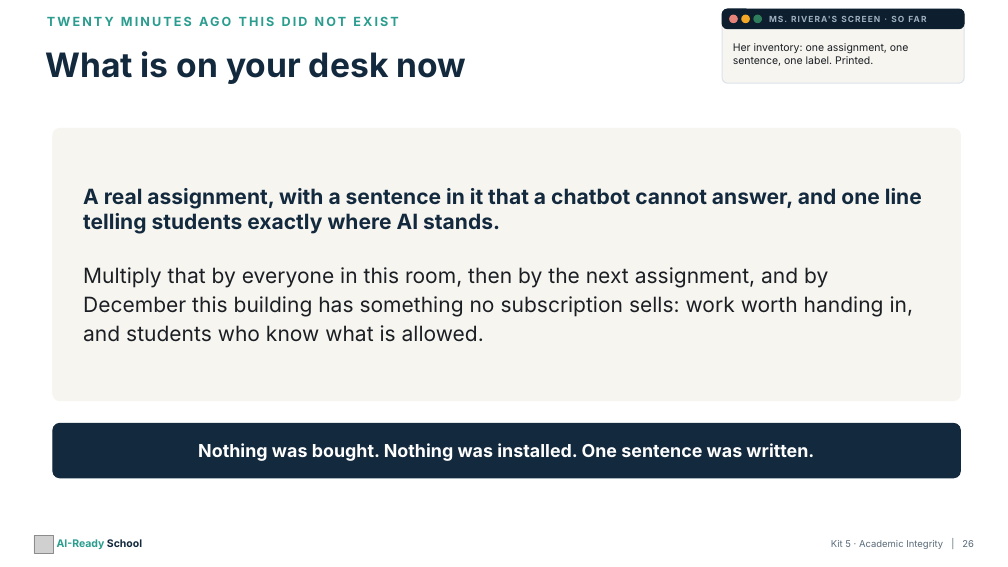
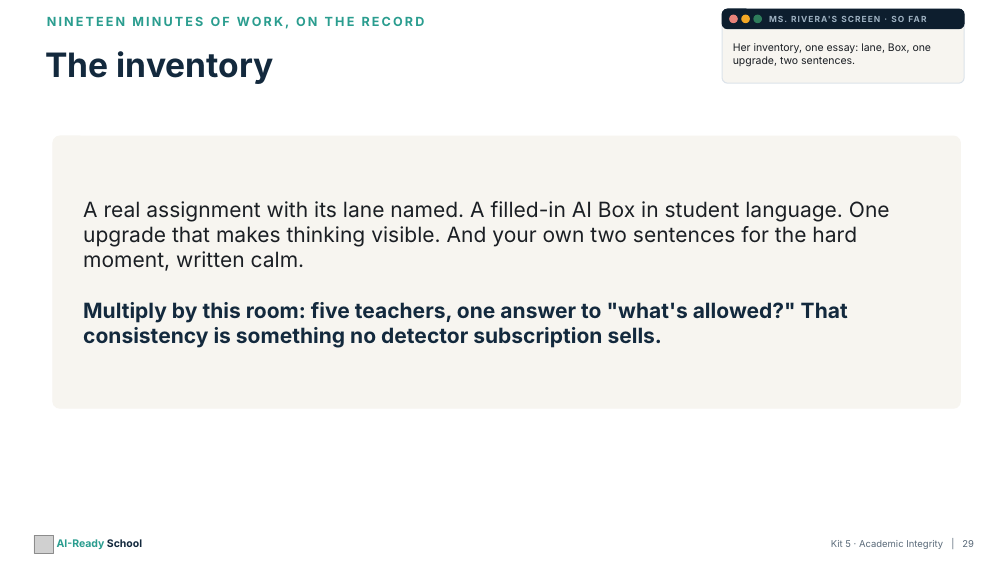
Before and after one commit to aspinozzi1/Ai-School-Ready, a slide deck: slide 29 of kits/kit05/Kit05_PresentationDeck.pptx (slide 26 before the commit). Drawn at 1008x567 pixels with LibreOffice and Linux fonts; fonts in the diff are those of the drawing; grey boxes stand for pictures. Boxes give left, top, right and bottom in pixels: in the first picture for what was removed or moved away, otherwise in the second. Text is boxed around its words. In the diff, an @@ line names an element or a change of style, - is before the commit and + after.

```diff
--- a/kits/kit05/Kit05_PresentationDeck.pptx
+++ b/kits/kit05/Kit05_PresentationDeck.pptx
@@ text at [47, 16, 425, 29]: text changed @@
-TWENTY MINUTES AGO THIS DID NOT EXIST
+NINETEEN MINUTES OF WORK, ON THE RECORD
@@ text at [45, 51, 274, 84]: text changed @@
-What is on your desk now
+The inventory
@@ text at [733, 43, 932, 67]: text changed @@
-Her inventory: one assignment, one sentence, one label. Printed.
+Her inventory, one essay: lane, Box, one upgrade, two sentences.
@@ rounded rectangle: place and size @@
-rounded rectangle at [53, 129, 960, 401]
+rounded rectangle at [53, 136, 960, 408]
@@ text at [83, 201, 890, 348]: text changed @@
-A real assignment, with a sentence in it that a chatbot cannot answer, and one line telling students exactly where AI stands.
-Multiply that by everyone in this room, then by the next assignment, and by December this building has something no subscription sells: work worth handing in, and students who know what is allowed.
+A real assignment with its lane named. A filled-in AI Box in student language. One upgrade that makes thinking visible. And your own two sentences for the hard moment, written calm.
+Multiply by this room: five teachers, one answer to "what's allowed?" That consistency is something no detector subscription sells.
@@ rounded rectangle removed at [53, 423, 960, 478] @@
@@ text removed at [198, 443, 814, 461] @@
-Nothing was bought. Nothing was installed. One sentence was written.
```
Also in this commit, not shown: 8 other slides changed, 26 slides added, 21 slides removed, 27 other files.
